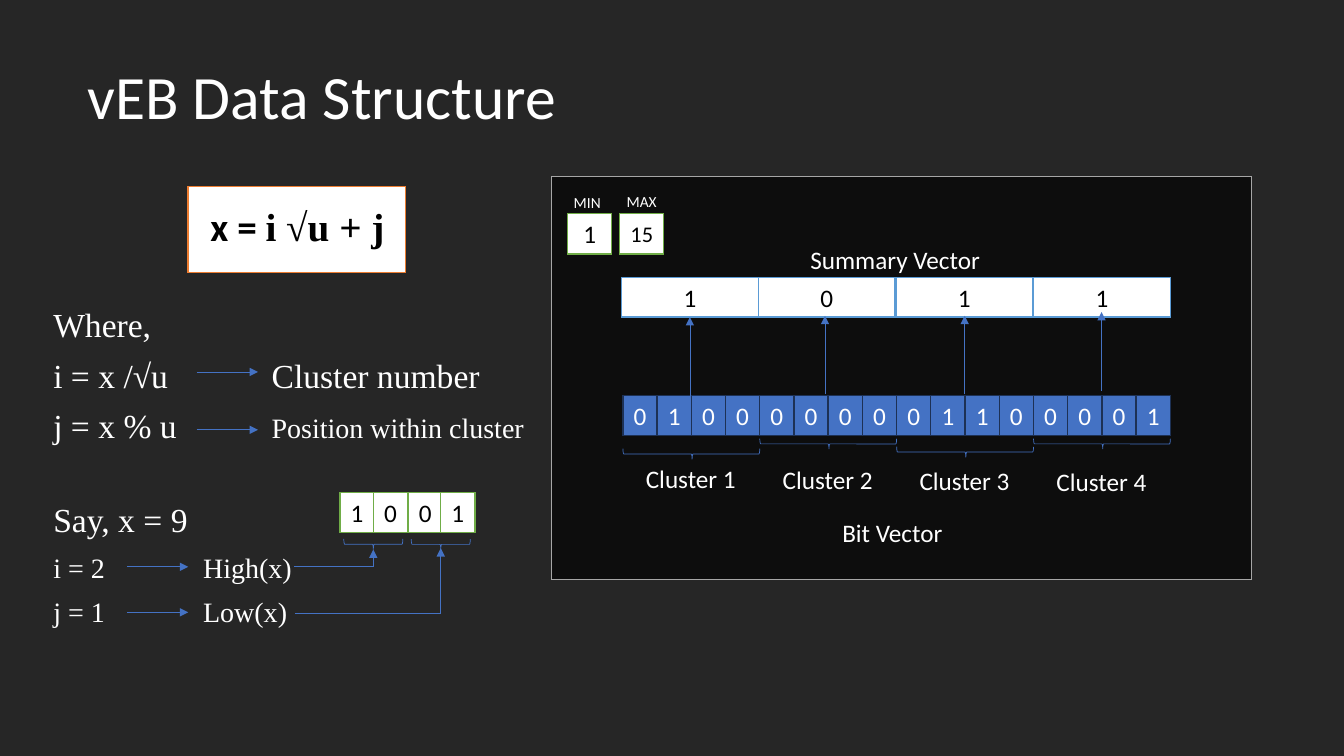
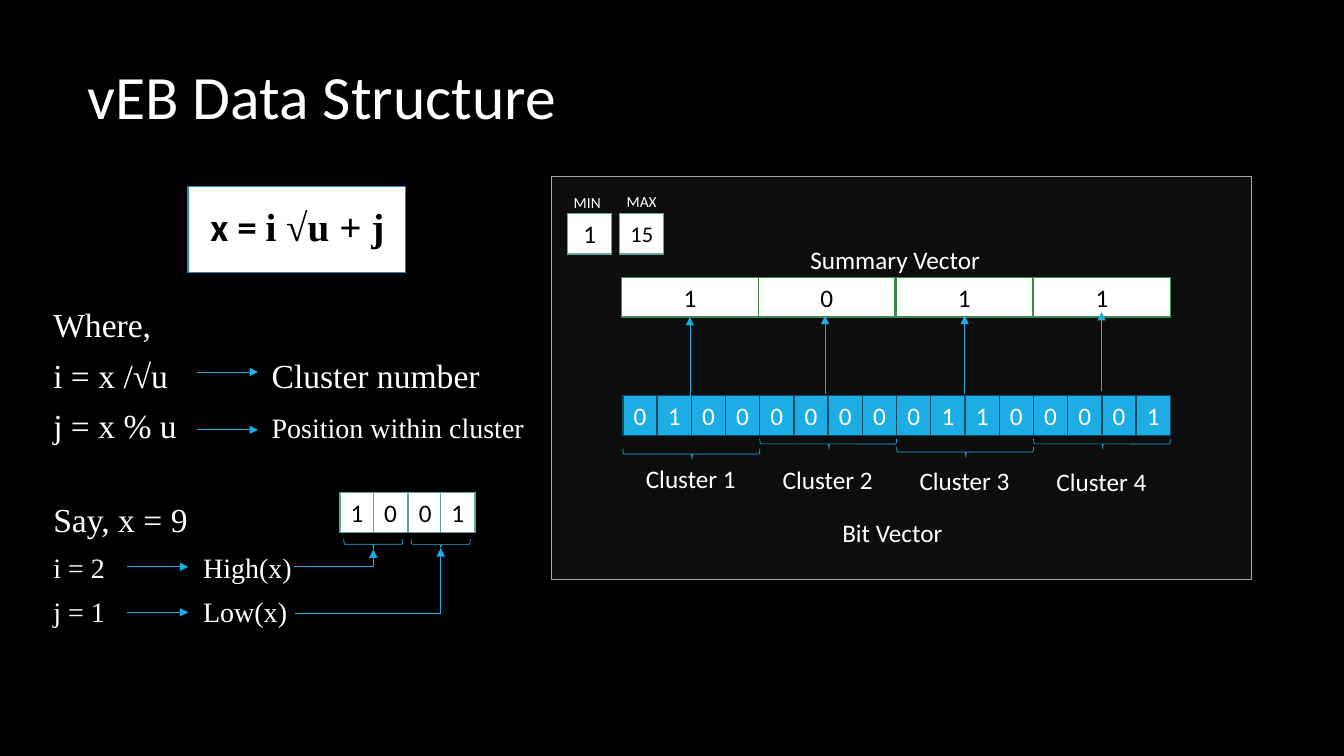
Before and after one commit to drdholu/van-Emde-Boas, a slide deck: slide 4 of vEB Allocation Framework.pptx. Drawn at 1344x756 pixels with LibreOffice and Linux fonts; fonts in the diff are those of the drawing. Boxes give left, top, right and bottom in pixels: in the first picture for what was removed or moved away, otherwise in the second. Text is boxed around its words. In the diff, an @@ line names an element or a change of style, - is before the commit and + after.

```diff
--- a/vEB Allocation Framework.pptx
+++ b/vEB Allocation Framework.pptx
@@ background #262626 to #000000 @@
@@ rectangle at (x1=189, y1=187, x2=405, y2=273): outline #ED7D31 1 pt to #2683C6 1 pt @@
@@ outline #5B9BD5 1 pt to #3E8853 1 pt in 4 elements at (x1=622, y1=277, x2=759, y2=317), (x1=758, y1=277, x2=895, y2=317), (x1=896, y1=277, x2=1033, y2=317), (x1=1033, y1=277, x2=1171, y2=317) @@
@@ arrow (690, 396) - (690, 318): stroke #4472C4 0.5 pt to #1CADE4 0.5 pt @@
@@ arrow (825, 394) - (825, 316): stroke #4472C4 0.5 pt to #1CADE4 0.5 pt @@
@@ arrow (965, 394) - (965, 316): stroke #4472C4 0.5 pt to #1CADE4 0.5 pt @@
@@ arrow (1102, 390) - (1102, 313): stroke #4472C4 0.5 pt to #1CADE4 0.5 pt @@
@@ arrow (197, 372) - (258, 372): stroke #4472C4 0.5 pt to #1CADE4 0.5 pt @@
@@ fill #4472C4 to #1CADE4; outline #1E3256 1 pt to #0C4C64 1 pt in 16 elements at (x1=623, y1=396, x2=657, y2=436), (x1=657, y1=396, x2=692, y2=436), (x1=692, y1=396, x2=726, y2=436), (x1=726, y1=396, x2=760, y2=436), (x1=760, y1=396, x2=795, y2=436), (x1=795, y1=396, x2=829, y2=436), (x1=829, y1=396, x2=863, y2=436), (x1=863, y1=396, x2=897, y2=436), (x1=897, y1=396, x2=932, y2=436), (x1=931, y1=396, x2=965, y2=436), (x1=965, y1=396, x2=999, y2=436), (x1=999, y1=396, x2=1033, y2=436), (x1=1033, y1=396, x2=1068, y2=436), (x1=1068, y1=396, x2=1102, y2=436), (x1=1102, y1=396, x2=1136, y2=436), (x1=1136, y1=396, x2=1171, y2=436) @@
@@ arrow (197, 430) - (258, 430): stroke #4472C4 0.5 pt to #1CADE4 0.5 pt @@
@@ outline #70AD47 1 pt to #62A39F 1 pt in 6 elements at (x1=568, y1=214, x2=612, y2=254), (x1=620, y1=214, x2=664, y2=254), (x1=340, y1=493, x2=374, y2=532), (x1=373, y1=493, x2=407, y2=532), (x1=408, y1=493, x2=443, y2=532), (x1=441, y1=493, x2=475, y2=532) @@
@@ outline #4472C4 0.5 pt to #1CADE4 0.5 pt in 6 elements at (x1=624, y1=448, x2=761, y2=459), (x1=760, y1=438, x2=897, y2=449), (x1=897, y1=447, x2=1034, y2=458), (x1=1034, y1=438, x2=1171, y2=449), (x1=344, y1=539, x2=403, y2=551), (x1=411, y1=539, x2=471, y2=551) @@
@@ arrow (127, 567) - (189, 567): stroke #4472C4 0.5 pt to #1CADE4 0.5 pt @@
@@ line (294, 567) - (373, 567): stroke #4472C4 0.5 pt to #1CADE4 0.5 pt @@
@@ arrow (373, 567) - (373, 549): stroke #4472C4 0.5 pt to #1CADE4 0.5 pt @@
@@ arrow (441, 614) - (441, 548): stroke #4472C4 0.5 pt to #1CADE4 0.5 pt @@
@@ arrow (127, 613) - (189, 613): stroke #4472C4 0.5 pt to #1CADE4 0.5 pt @@
@@ line (295, 614) - (441, 614): stroke #4472C4 0.5 pt to #1CADE4 0.5 pt @@
```
Also in this commit, not shown: 8 other slides changed, 6 slides added, 5 other files.
